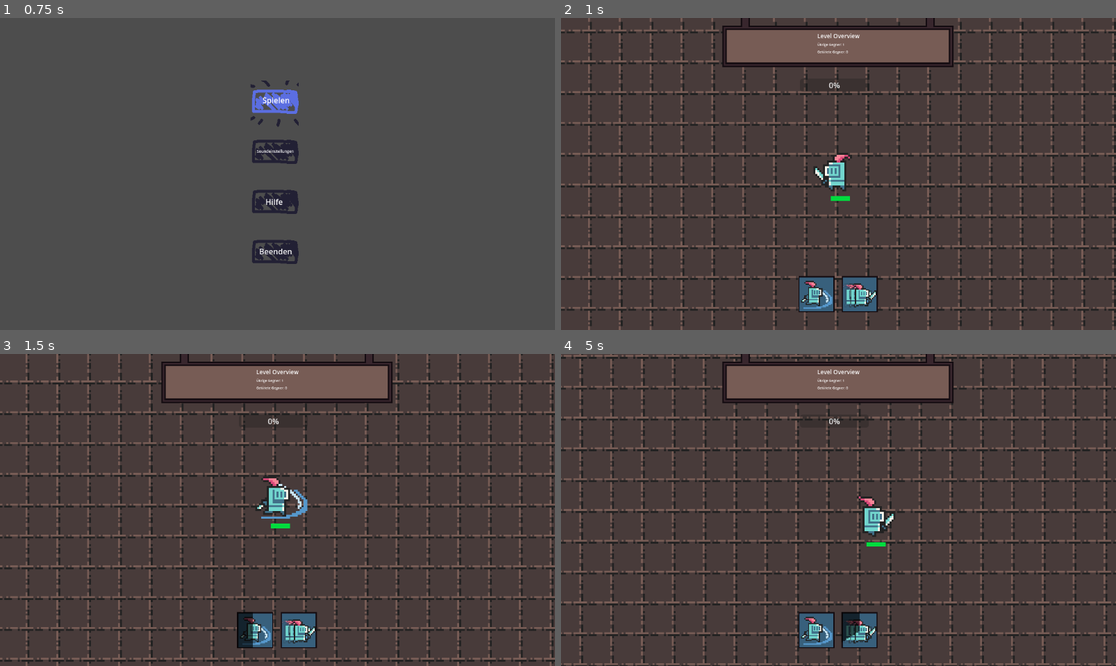
Above: before the commit, frames 1-4 (two rows, left to right).
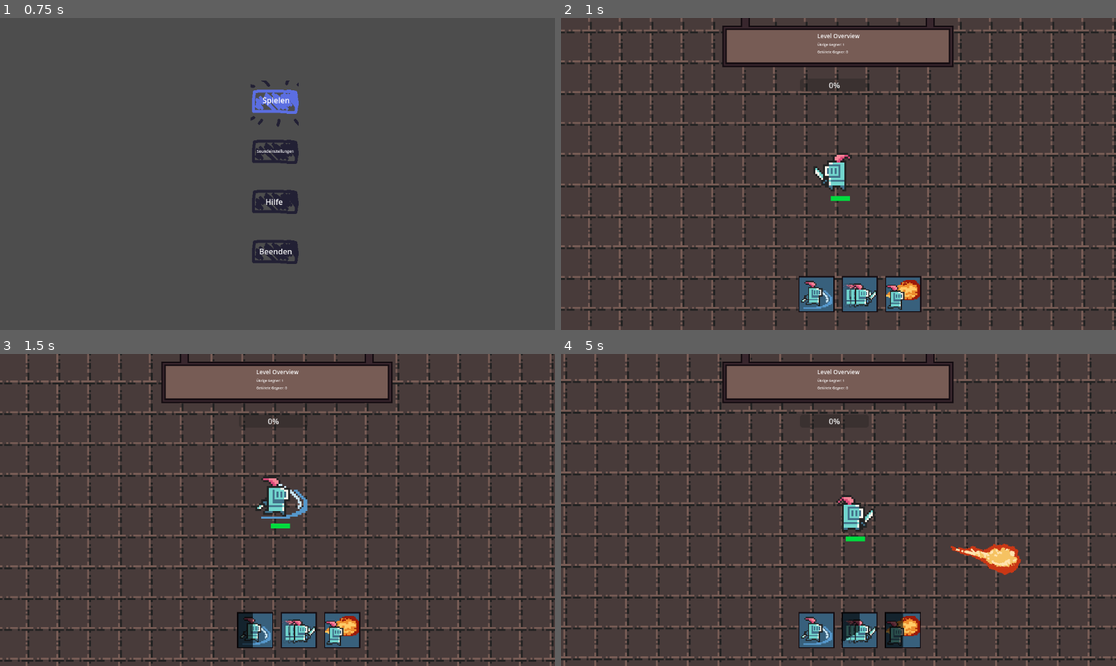
Above: after the commit, the same moments.

Repository: Lukas74m/gae_ca2
Game: Godot game, scene res://scenes/mainMenu/Main_Menu.tscn
Same seed, same stepped clock (60 frames per second), same inputs: the game is played once before the commit and once after it.
Inputs (mouse positions are in pixels of both pictures, inside the frame that each line leads up to):
- Up to frame 1 (0.75 s): click "Spielen" at 0.5 s
- Up to frame 2 (1 s): no input
- Up to frame 3 (1.5 s): move the mouse to (399, 494) at 1.27 s; hold Q (attack) from 1.28 s (still down)
- Up to frame 4 (5 s): tap E (dash) at 1.55, 2.1, 3.8 s; move the mouse to (727, 525) at 2.02 s; release Q (attack) at 2.03 s; tap W (fireball, bound only after the commit) at 2.3, 4.55 s; move the mouse to (894, 441) at 2.77 s; hold W (fireball, bound only after the commit) 2.78-3.53 s; tap Q (attack) at 3.05, 3.6 s; move the mouse to (810, 572) at 3.52 s; move the mouse to (1005, 556) at 4.27 s; hold E (dash) from 4.28 s (still down)

Frame 1 is identical in both runs. In frame 2, 0.7% of the frame differs, in the area x 58-65%, y 82-95%; in frame 3, 0.7%; in frame 4, 29%, in the area x 0-100%, y 0-100%.

Commit message:
fireball

Diff:
--- a/gae-ca2/project.godot
+++ b/gae-ca2/project.godot
@@ -30,6 +30,11 @@
 "events": [Object(InputEventKey,"resource_local_to_scene":false,"resource_name":"","device":-1,"window_id":0,"alt_press …(192 unchanged characters)…
 ]
 }
+fireball={
+"deadzone": 0.2,
+"events": [Object(InputEventKey,"resource_local_to_scene":false,"resource_name":"","device":-1,"window_id":0,"alt_pressed":false,"shift_pressed":false,"ctrl_pressed":false,"meta_pressed":false,"pressed":false,"keycode":0,"physical_keycode":87,"key_label":0,"unicode":119,"location":0,"echo":false,"script":null)
+]
+}
 
 [rendering]
 
--- a/gae-ca2/scenes/game/Game.tscn
+++ b/gae-ca2/scenes/game/Game.tscn
@@ -417,4 +417,3 @@
 scale = Vector2(2.5, 2.5)
 
 [connection signal="timeout" from="Gametimer" to="." method="_on_gametimer_timeout"]
-[connection signal="player_death" from="Player" to="." method="_on_player_player_death"]
--- a/gae-ca2/scenes/player/Player.tscn
+++ b/gae-ca2/scenes/player/Player.tscn
@@ -6,6 +6,7 @@
 [ext_resource type="Texture2D" uid="uid://bt0sojp5xikm8" path="res://assets/player/Character_Idle_new.png" id="3_npwbq"]
 [ext_resource type="Texture2D" uid="uid://c73nbi7bwn3h3" path="res://assets/player/Character_Walk_new.png" id="4_v42im"]
 [ext_resource type="PackedScene" uid="uid://c4s7ucak0uoa0" path="res://scenes/components/Health.tscn" id="5_tpg5x"]
+[ext_resource type="Texture2D" uid="uid://f01xnrhfkpre" path="res://assets/player/Character_Magic_Attack_Animation.png" id="5_v42im"]
 [ext_resource type="PackedScene" uid="uid://kdd4lp6qjw24" path="res://scenes/components/PlayerStats.tscn" id="7_npwbq"]
 
 [sub_resource type="AtlasTexture" id="AtlasTexture_pn6s4"]
@@ -47,6 +48,34 @@
 [sub_resource type="AtlasTexture" id="AtlasTexture_v42im"]
 atlas = ExtResource("4_v42im")
 region = Rect2(96, 0, 32, 32)
+
+[sub_resource type="AtlasTexture" id="AtlasTexture_8nn5r"]
+atlas = ExtResource("5_v42im")
+region = Rect2(0, 0, 32, 32)
+
+[sub_resource type="AtlasTexture" id="AtlasTexture_kvwax"]
+atlas = ExtResource("5_v42im")
+region = Rect2(32, 0, 32, 32)
+
+[sub_resource type="AtlasTexture" id="AtlasTexture_x3qp0"]
+atlas = ExtResource("5_v42im")
+region = Rect2(64, 0, 32, 32)
+
+[sub_resource type="AtlasTexture" id="AtlasTexture_76i7i"]
+atlas = ExtResource("5_v42im")
+region = Rect2(96, 0, 32, 32)
+
+[sub_resource type="AtlasTexture" id="AtlasTexture_mndc6"]
+atlas = ExtResource("5_v42im")
+region = Rect2(128, 0, 32, 32)
+
+[sub_resource type="AtlasTexture" id="AtlasTexture_1hh02"]
+atlas = ExtResource("5_v42im")
+region = Rect2(160, 0, 32, 32)
+
+[sub_resource type="AtlasTexture" id="AtlasTexture_5ttev"]
+atlas = ExtResource("5_v42im")
+region = Rect2(192, 0, 32, 32)
 
 [sub_resource type="AtlasTexture" id="AtlasTexture_ejd4k"]
 atlas = ExtResource("3_npwbq")
@@ -117,6 +146,32 @@
 "loop": false,
 "name": &"dash",
 "speed": 5.0
+}, {
+"frames": [{
+"duration": 1.0,
+"texture": SubResource("AtlasTexture_8nn5r")
+}, {
+"duration": 1.0,
+"texture": SubResource("AtlasTexture_kvwax")
+}, {
+"duration": 1.0,
+"texture": SubResource("AtlasTexture_x3qp0")
+}, {
+"duration": 1.0,
+"texture": SubResource("AtlasTexture_76i7i")
+}, {
+"duration": 1.0,
+"texture": SubResource("AtlasTexture_mndc6")
+}, {
+"duration": 1.0,
+"texture": SubResource("AtlasTexture_1hh02")
+}, {
+"duration": 1.0,
+"texture": SubResource("AtlasTexture_5ttev")
+}],
+"loop": false,
+"name": &"fireball",
+"speed": 20.0
 }, {
 "frames": [{
 "duration": 1.0,
@@ -165,9 +220,9 @@
 [node name="AnimatedSprite2D" type="AnimatedSprite2D" parent="."]
 position = Vector2(-10, 0)
 sprite_frames = SubResource("SpriteFrames_tpg5x")
-animation = &"attack"
+animation = &"fireball"
 autoplay = "idle"
-frame = 7
+frame = 6
 frame_progress = 1.0
 
 [node name="CollisionShape2D" type="CollisionShape2D" parent="."]
--- a/gae-ca2/scenes/projectiles/BossProjectile.tscn
+++ b/gae-ca2/scenes/projectiles/BossProjectile.tscn
@@ -1,6 +1,6 @@
 [gd_scene load_steps=4 format=3 uid="uid://bdsbeuiutxvap"]
 
-[ext_resource type="Script" uid="uid://cde6gvqd57145" path="res://scenes/projectiles/boss_projectile.gd" id="1_uc6qm"]
+[ext_resource type="Script" uid="uid://cde6gvqd57145" path="res://scripts/projectiles/boss_projectile.gd" id="1_uc6qm"]
 [ext_resource type="Texture2D" uid="uid://dry13m842pwvm" path="res://assets/dungeon tileset pack/0x72_DungeonTilesetII_v1.7 (1)/0x72_DungeonTilesetII_v1.7/frames/bomb_f0.png" id="2_4wvhf"]
 
 [sub_resource type="CircleShape2D" id="CircleShape2D_ym5my"]
--- /dev/null
+++ b/gae-ca2/scenes/projectiles/fire_ball.tscn
@@ -0,0 +1,81 @@
+[gd_scene load_steps=11 format=3 uid="uid://bed6mjp4oyiex"]
+
+[ext_resource type="Script" uid="uid://ddi367nmbjjo1" path="res://scripts/projectiles/fire_ball.gd" id="1_qdnx5"]
+[ext_resource type="Texture2D" uid="uid://c0c13vtjkpfat" path="res://assets/player/Magic_Attack_Animation (1).png" id="2_eyjtw"]
+
+[sub_resource type="AtlasTexture" id="AtlasTexture_skkn4"]
+atlas = ExtResource("2_eyjtw")
+region = Rect2(0, 0, 90, 64)
+
+[sub_resource type="AtlasTexture" id="AtlasTexture_6ctll"]
+atlas = ExtResource("2_eyjtw")
+region = Rect2(90, 0, 90, 64)
+
+[sub_resource type="AtlasTexture" id="AtlasTexture_b6dau"]
+atlas = ExtResource("2_eyjtw")
+region = Rect2(180, 0, 90, 64)
+
+[sub_resource type="AtlasTexture" id="AtlasTexture_tqtec"]
+atlas = ExtResource("2_eyjtw")
+region = Rect2(270, 0, 90, 64)
+
+[sub_resource type="AtlasTexture" id="AtlasTexture_8fq0j"]
+atlas = ExtResource("2_eyjtw")
+region = Rect2(360, 0, 90, 64)
+
+[sub_resource type="AtlasTexture" id="AtlasTexture_i3tr0"]
+atlas = ExtResource("2_eyjtw")
+region = Rect2(450, 0, 90, 64)
+
+[sub_resource type="AtlasTexture" id="AtlasTexture_ad410"]
+atlas = ExtResource("2_eyjtw")
+region = Rect2(540, 0, 90, 64)
+
+[sub_resource type="SpriteFrames" id="SpriteFrames_xoivn"]
+animations = [{
+"frames": [{
+"duration": 1.0,
+"texture": SubResource("AtlasTexture_skkn4")
+}, {
+"duration": 1.0,
+"texture": SubResource("AtlasTexture_6ctll")
+}, {
+"duration": 1.0,
+"texture": SubResource("AtlasTexture_b6dau")
+}, {
+"duration": 1.0,
+"texture": SubResource("AtlasTexture_tqtec")
+}, {
+"duration": 1.0,
+"texture": SubResource("AtlasTexture_8fq0j")
+}, {
+"duration": 1.0,
+"texture": SubResource("AtlasTexture_i3tr0")
+}, {
+"duration": 1.0,
+"texture": SubResource("AtlasTexture_ad410")
+}],
+"loop": false,
+"name": &"default",
+"speed": 10.0
+}]
+
+[node name="FireBall" type="Area2D"]
+script = ExtResource("1_qdnx5")
+
+[node name="CollisionPolygon2D" type="CollisionPolygon2D" parent="."]
+build_mode = 1
+polygon = PackedVector2Array(0, -3, 5, 0, 0, 4, -5, 1)
+
+[node name="AnimatedSprite2D" type="AnimatedSprite2D" parent="."]
+position = Vector2(-8, 1)
+scale = Vector2(0.5, 0.5)
+sprite_frames = SubResource("SpriteFrames_xoivn")
+autoplay = "default"
+frame = 6
+frame_progress = 1.0
+
+[node name="Timer" type="Timer" parent="."]
+
+[connection signal="body_entered" from="." to="." method="_on_body_entered"]
+[connection signal="timeout" from="Timer" to="." method="_on_timer_timeout"]
--- a/gae-ca2/scenes/skillbar/skillbar.tscn
+++ b/gae-ca2/scenes/skillbar/skillbar.tscn
@@ -1,10 +1,12 @@
-[gd_scene load_steps=38 format=3 uid="uid://m6ps6lrboft0"]
+[gd_scene load_steps=55 format=3 uid="uid://m6ps6lrboft0"]
 
 [ext_resource type="Script" uid="uid://b6nha1ml76tu4" path="res://scripts/skillbar/skillbar.gd" id="1_0h48n"]
 [ext_resource type="Texture2D" uid="uid://dcuo1sfe626y0" path="res://assets/skillleiste/Attack_Icon_On_Cooldown.png" id="2_31c5q"]
 [ext_resource type="Texture2D" uid="uid://c8bhnr4kql7j4" path="res://assets/skillleiste/Attack_Icon.png" id="3_bviao"]
 [ext_resource type="Texture2D" uid="uid://b778276w4joma" path="res://assets/skillleiste/Dash_Icon_On_Cooldown.png" id="4_bviao"]
 [ext_resource type="Texture2D" uid="uid://kpi0a6nk4ai" path="res://assets/skillleiste/Dash_Icon.png" id="5_hvuuc"]
+[ext_resource type="Texture2D" uid="uid://dffc8tvxym255" path="res://assets/skillleiste/Magic_Icon_On_Cooldown.png" id="6_q6vhr"]
+[ext_resource type="Texture2D" uid="uid://cd7qwnrt0512p" path="res://assets/skillleiste/Magic_Icon.png" id="7_f34wy"]
 
 [sub_resource type="AtlasTexture" id="AtlasTexture_j0v64"]
 atlas = ExtResource("2_31c5q")
@@ -236,6 +238,117 @@
 "frames": [{
 "duration": 1.0,
 "texture": SubResource("AtlasTexture_v5bpu")
+}],
+"loop": true,
+"name": &"default",
+"speed": 5.0
+}]
+
+[sub_resource type="AtlasTexture" id="AtlasTexture_70dnd"]
+atlas = ExtResource("6_q6vhr")
+region = Rect2(0, 0, 32, 32)
+
+[sub_resource type="AtlasTexture" id="AtlasTexture_qlow1"]
+atlas = ExtResource("6_q6vhr")
+region = Rect2(32, 0, 32, 32)
+
+[sub_resource type="AtlasTexture" id="AtlasTexture_c27mk"]
+atlas = ExtResource("6_q6vhr")
+region = Rect2(64, 0, 32, 32)
+
+[sub_resource type="AtlasTexture" id="AtlasTexture_ni37j"]
+atlas = ExtResource("6_q6vhr")
+region = Rect2(96, 0, 32, 32)
+
+[sub_resource type="AtlasTexture" id="AtlasTexture_ktyvd"]
+atlas = ExtResource("6_q6vhr")
+region = Rect2(128, 0, 32, 32)
+
+[sub_resource type="AtlasTexture" id="AtlasTexture_cflp8"]
+atlas = ExtResource("6_q6vhr")
+region = Rect2(160, 0, 32, 32)
+
+[sub_resource type="AtlasTexture" id="AtlasTexture_ecxeu"]
+atlas = ExtResource("6_q6vhr")
+region = Rect2(192, 0, 32, 32)
+
+[sub_resource type="AtlasTexture" id="AtlasTexture_wigl2"]
+atlas = ExtResource("6_q6vhr")
+region = Rect2(224, 0, 32, 32)
+
+[sub_resource type="AtlasTexture" id="AtlasTexture_tqoe4"]
+atlas = ExtResource("6_q6vhr")
+region = Rect2(256, 0, 32, 32)
+
+[sub_resource type="AtlasTexture" id="AtlasTexture_ir7qk"]
+atlas = ExtResource("6_q6vhr")
+region = Rect2(288, 0, 32, 32)
+
+[sub_resource type="AtlasTexture" id="AtlasTexture_w0vjn"]
+atlas = ExtResource("6_q6vhr")
+region = Rect2(320, 0, 32, 32)
+
+[sub_resource type="AtlasTexture" id="AtlasTexture_1pya4"]
+atlas = ExtResource("6_q6vhr")
+region = Rect2(352, 0, 32, 32)
+
+[sub_resource type="AtlasTexture" id="AtlasTexture_y6ux2"]
+atlas = ExtResource("6_q6vhr")
+region = Rect2(384, 0, 32, 32)
+
+[sub_resource type="AtlasTexture" id="AtlasTexture_hppmp"]
+atlas = ExtResource("7_f34wy")
+region = Rect2(0, 0, 32, 32)
+
+[sub_resource type="SpriteFrames" id="SpriteFrames_ypc3d"]
+animations = [{
+"frames": [{
+"duration": 1.0,
+"texture": SubResource("AtlasTexture_70dnd")
+}, {
+"duration": 1.0,
+"texture": SubResource("AtlasTexture_qlow1")
+}, {
+"duration": 1.0,
+"texture": SubResource("AtlasTexture_c27mk")
+}, {
+"duration": 1.0,
+"texture": SubResource("AtlasTexture_ni37j")
+}, {
+"duration": 1.0,
+"texture": SubResource("AtlasTexture_ktyvd")
+}, {
+"duration": 1.0,
+"texture": SubResource("AtlasTexture_cflp8")
+}, {
+"duration": 1.0,
+"texture": SubResource("AtlasTexture_ecxeu")
+}, {
+"duration": 1.0,
+"texture": SubResource("AtlasTexture_wigl2")
+}, {
+"duration": 1.0,
+"texture": SubResource("AtlasTexture_tqoe4")
+}, {
+"duration": 1.0,
+"texture": SubResource("AtlasTexture_ir7qk")
+}, {
+"duration": 1.0,
+"texture": SubResource("AtlasTexture_w0vjn")
+}, {
+"duration": 1.0,
+"texture": SubResource("AtlasTexture_1pya4")
+}, {
+"duration": 1.0,
+"texture": SubResource("AtlasTexture_y6ux2")
+}],
+"loop": false,
+"name": &"cooldown",
+"speed": 16.0
+}, {
+"frames": [{
+"duration": 1.0,
+"texture": SubResource("AtlasTexture_hppmp")
 }],
 "loop": true,
 "name": &"default",
@@ -260,7 +373,11 @@
 animation = &"cooldown"
 autoplay = "default"
 
-[node name="AnimatedSprite2D2" type="AnimatedSprite2D" parent="HBoxContainer"]
+[node name="Fireball" type="AnimatedSprite2D" parent="HBoxContainer"]
+position = Vector2(72, 0)
+sprite_frames = SubResource("SpriteFrames_ypc3d")
+autoplay = "default"
 
 [connection signal="animation_finished" from="HBoxContainer/Attack" to="." method="_on_attack_skill_animation_finished"]
 [connection signal="animation_finished" from="HBoxContainer/Dash" to="." method="_on_dash_animation_finished"]
+[connection signal="animation_finished" from="HBoxContainer/Fireball" to="." method="_on_fireball_animation_finished"]
--- a/gae-ca2/scripts/components/playerStatsComponent/player_stats_component.gd
+++ b/gae-ca2/scripts/components/playerStatsComponent/player_stats_component.gd
@@ -10,7 +10,8 @@
 	"movement_speed": 100,
 	"max_health": 500,
 	"crit_rate": 0.2,
-	"crit_damage": 1.2
+	"crit_damage": 1.2,
+	"fireball_damage": 10
 }
 
 # additive modifiers from the player
--- a/gae-ca2/scripts/components/task_display.gd
+++ b/gae-ca2/scripts/components/task_display.gd
@@ -3,7 +3,7 @@
 @onready var title_label = $CanvasLayer/VBoxContainer/Title
 @onready var vbox_container = $CanvasLayer/VBoxContainer
 @onready var progress_bar = $CanvasLayer/Control/ProgressBar
-@onready var to_do: AnimatedSprite2D = $CanvasLayer/VBoxContainer/AnimatedSprite2D
+@onready var to_do: AnimatedSprite2D = $CanvasLayer/AnimatedSprite2D
 
 
 func update_display(stats: Dictionary, title: String):
--- a/gae-ca2/scripts/player/player.gd
+++ b/gae-ca2/scripts/player/player.gd
@@ -1,35 +1,39 @@
 extends CharacterBody2D
 
-enum PlayerState { IDLE, WALK, DASH, ATTACK, DEAD }
+enum PlayerState { IDLE, WALK, DASH, ATTACK, DEAD, FIREBALL }
 var current_state: PlayerState = PlayerState.IDLE
 
 signal attack_start
 signal dash_start
+signal fireball_start
 
 const STOP_DISTANCE: float = 12.0
 const START_DISTANCE: float = 20.0
 const DASH_DURATION: float = 0.2
 const DASH_COOLDOWN: float = 1.0
 
+@onready var fireball_scene = preload("res://scenes/projectiles/fire_ball.tscn")
 @onready var stats = $PlayerStats
 @onready var attack_area: Area2D = $Area2D
 @onready var player_sprite: AnimatedSprite2D = $AnimatedSprite2D
 @onready var health = $Health
 @onready var player_center: Marker2D = $PlayerCenter
+@onready var skillbar: Node2D = $"../CanvasLayer/Skillbar"
 @export var dash_ghost_scene: PackedScene
+
 var ghost_spawn_interval := 0.05
 var ghost_timer := 0.0
 var is_dashing: bool = false
-
 var dash_time_left: float = 0.0
 var dash_cooldown_left: float = 0.0
 var dash_direction: Vector2 = Vector2.ZERO
 var attacking: bool = false
-signal player_death
+var can_fireball: bool = true
 
 func _ready() -> void:
 	health.initialize_health(get_stat("max_health"))
 	health.set_healthbar_position(global_position + Vector2(-45, -40))
+	skillbar.fireball_cooldown_finished.connect(_on_fireball_cooldown_finished)
 
 func _input(event: InputEvent) -> void:
 	# Nur im passenden Zustand auf Inputs reagieren.
@@ -38,6 +42,8 @@
 			change_state(PlayerState.ATTACK)
 		elif event.is_action_pressed("dash") and dash_cooldown_left <= 0.0:
 			start_dash()
+		elif event.is_action_pressed("fireball") and can_fireball == true:
+			change_state(PlayerState.FIREBALL)
 
 # Walk, dashen and idle
 func _physics_process(delta: float) -> void:
@@ -62,6 +68,9 @@
 				change_state(PlayerState.IDLE)
 
 		PlayerState.ATTACK:
+			velocity = Vector2.ZERO
+
+		PlayerState.FIREBALL:
 			velocity = Vector2.ZERO
 
 		PlayerState.DASH:
@@ -91,6 +100,9 @@
 		PlayerState.ATTACK:
 			player_sprite.play("attack")
 			perform_attack()
+		PlayerState.FIREBALL:
+			player_sprite.play("fireball")
+			shoot_fireball()
 
 func check_movement_input() -> void:
 	var mouse_position = get_global_mouse_position()
@@ -119,7 +131,6 @@
 						total_damage *= crit_damage
 					body.take_damage(total_damage)
 
-
 # Checks if the enemy is in view direction of the player (If mouse points in enemy direction)
 func is_facing(target_pos: Vector2) -> bool:
 	var to_target = (target_pos - player_center.global_position).normalized()
@@ -136,7 +147,7 @@
 
 
 func _on_animated_sprite_2d_animation_finished() -> void:
-	if player_sprite.animation == "attack":
+	if player_sprite.animation == "attack" or player_sprite.animation == "fireball":
 		change_state(PlayerState.IDLE)
 
 func take_damage(amount: int):
@@ -159,3 +170,17 @@
 	ghost.global_position = player_center.global_position
 	ghost.flip_h = player_sprite.flip_h
 	get_parent().add_child(ghost)
+
+func shoot_fireball():
+	emit_signal("fireball_start")
+	can_fireball = false
+	var fireball = fireball_scene.instantiate()
+	fireball.global_position = player_center.global_position
+	fireball.initialize(
+		(get_global_mouse_position() - fireball.global_position).normalized(),
+		get_stat("fireball_damage")
+	)
+	get_tree().current_scene.add_child(fireball)
+
+func _on_fireball_cooldown_finished():
+	can_fireball = true
--- /dev/null
+++ b/gae-ca2/scripts/projectiles/fire_ball.gd
@@ -0,0 +1,33 @@
+extends Area2D
+
+@export var speed: float = 200.0
+@onready var timer: Timer = $Timer
+var direction: Vector2 = Vector2.ZERO
+var damage
+
+func _ready():
+	$Timer.start(1.0)
+
+func initialize(_direction: Vector2, _damage: int):
+	direction = _direction
+	damage = _damage
+	rotation = direction.angle()
+
+func _physics_process(delta):
+	position += direction * speed * delta
+
+func _on_Timer_timeout():
+	queue_free()
+
+func _on_body_entered(body: Node2D) -> void:
+	if body.is_in_group("enemies"):
+		if !body.has_method("take_damage"):
+			push_error("[Player.gd, perform_attack()] Error : body has no take_damage")
+		else:
+			body.take_damage(damage)
+			print(damage)
+			queue_free()
+
+
+func _on_timer_timeout() -> void:
+	queue_free()
--- a/gae-ca2/scripts/skillbar/skillbar.gd
+++ b/gae-ca2/scripts/skillbar/skillbar.gd
@@ -1,11 +1,14 @@
 extends Node2D
 @onready var attack_skill: AnimatedSprite2D = $HBoxContainer/Attack
 @onready var dash_skill: AnimatedSprite2D = $HBoxContainer/Dash
+@onready var fireball: AnimatedSprite2D = $HBoxContainer/Fireball
 @onready var player: CharacterBody2D = $"../../Player"
+signal fireball_cooldown_finished
 
 func _ready():
 	player.attack_start.connect(_on_player_attack_start)
 	player.dash_start.connect(_on_player_dash_start)
+	player.fireball_start.connect(_on_player_fireball_start)
 
 func _on_player_attack_start():
 	attack_skill.play("cooldown")
@@ -13,9 +16,15 @@
 func _on_player_dash_start():
 	dash_skill.play("cooldown")
 
+func _on_player_fireball_start():
+	fireball.play("cooldown")
+
 func _on_attack_skill_animation_finished() -> void:
 	attack_skill.play("default")
 
-
 func _on_dash_animation_finished() -> void:
 	dash_skill.play("default")
+
+func _on_fireball_animation_finished() -> void:
+	emit_signal("fireball_cooldown_finished")
+	fireball.play("default")
Binary file changed: gae-ca2/assets/player/Character_Magic_Attack_Animation.png
Not shown, changed: gae-ca2/assets/player/Character_Magic_Attack_Animation.png.import
Binary file added: gae-ca2/assets/player/Magic_Attack_Animation (1).png
Not shown, changed: gae-ca2/assets/player/Magic_Attack_Animation (1).png.import
Binary file removed: gae-ca2/assets/player/Magic_Attack_Animation.png
Not shown: 1 places in gae-ca2/scenes/player/Player.tscn that only renumber resources
Renamed: gae-ca2/scenes/projectiles/boss_projectile.gd -> gae-ca2/scripts/projectiles/boss_projectile.gd
Renamed: gae-ca2/scenes/projectiles/boss_projectile.gd.uid -> gae-ca2/scripts/projectiles/boss_projectile.gd.uid
Not shown, added: gae-ca2/scripts/projectiles/fire_ball.gd.uid
